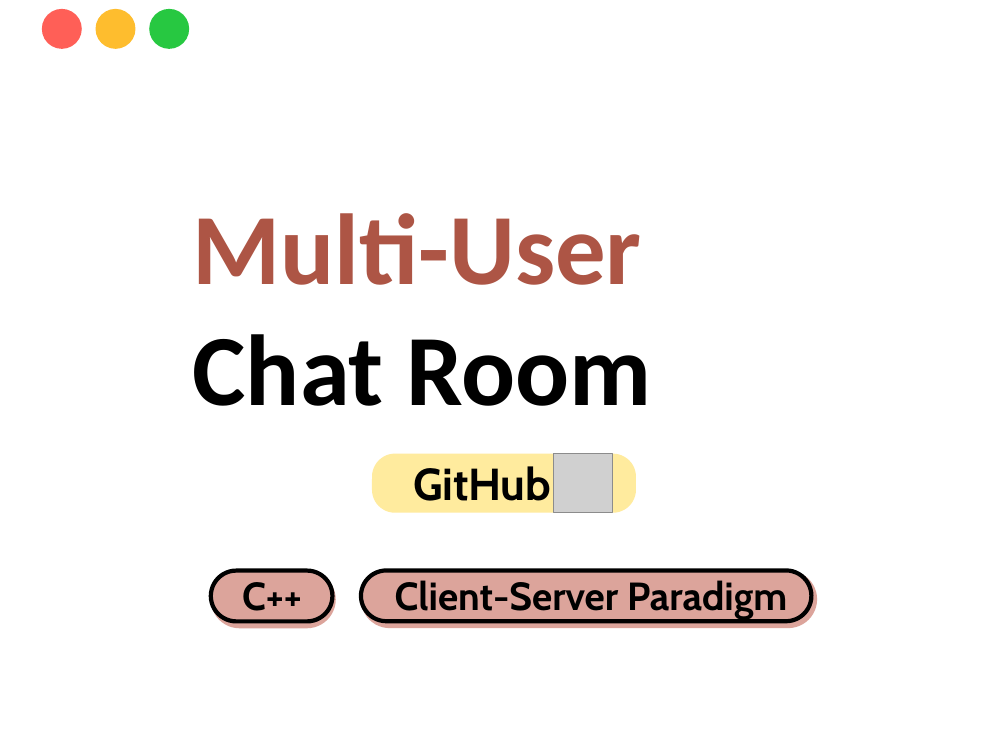
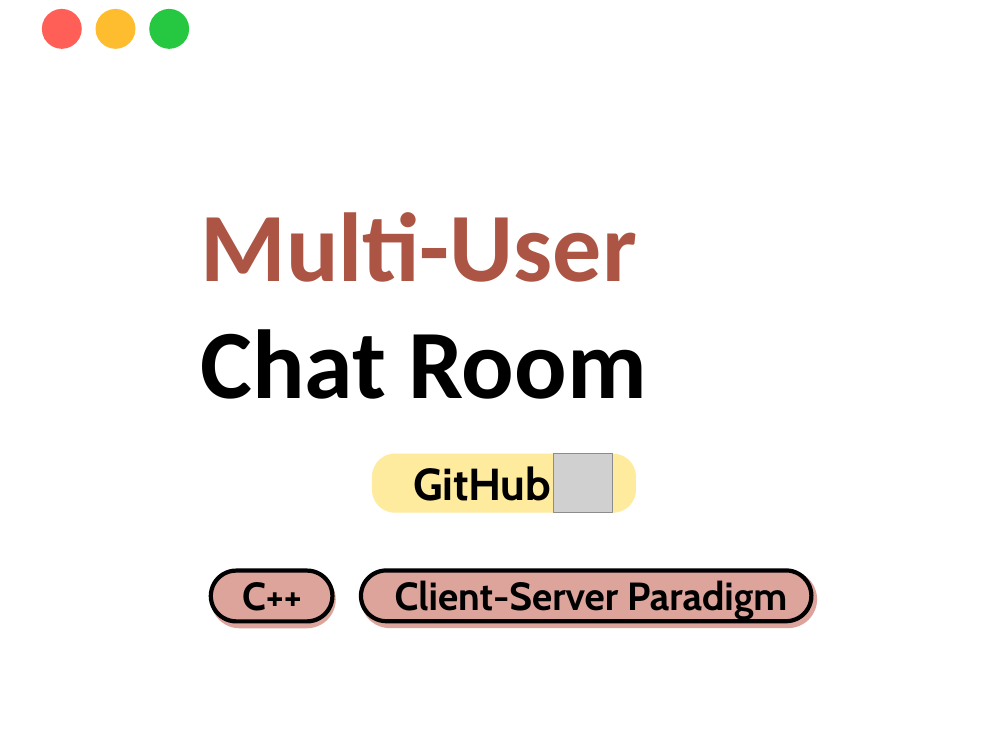
Before and after one commit to yinhsuan/portfolio, a slide deck: slide 7 of project image.pptx. Drawn at 1008x756 pixels with LibreOffice and Linux fonts; fonts in the diff are those of the drawing; grey boxes stand for pictures; background and template pictures are left out. Boxes give left, top, right and bottom in pixels: in the first picture for what was removed or moved away, otherwise in the second. Text is boxed around its words. In the diff, an @@ line names an element or a change of style, - is before the commit and + after.

```diff
--- a/project image.pptx
+++ b/project image.pptx
@@ text "Multi-User Chat Room": place and size @@
-text "Multi-User Chat Room" at (193, 213, 651, 406)
+text "Multi-User Chat Room" at (201, 212, 646, 399)
@@ text "Multi-User Chat Room" at (201, 212, 646, 399): size 72 to 70 pt @@
```
Also in this commit, not shown: 1 other file.
